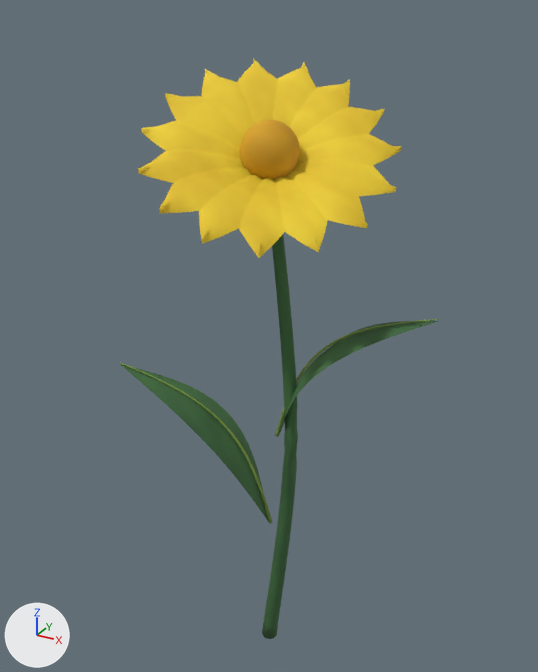
Renders of the Blender file models/items/plants/herbs/marsh_flower.blend from each side of a commit.
One viewpoint serves both versions: a camera (50 mm lens) standing at (0.154, -0.28, 0.328) and looking at (-0.004, 0.006, 0.185). The lights are fixed; the arrows at lower left show +X, +Y and +Z. The picture after the commit comes second.

Names of what the first picture shows: 'Herb'.
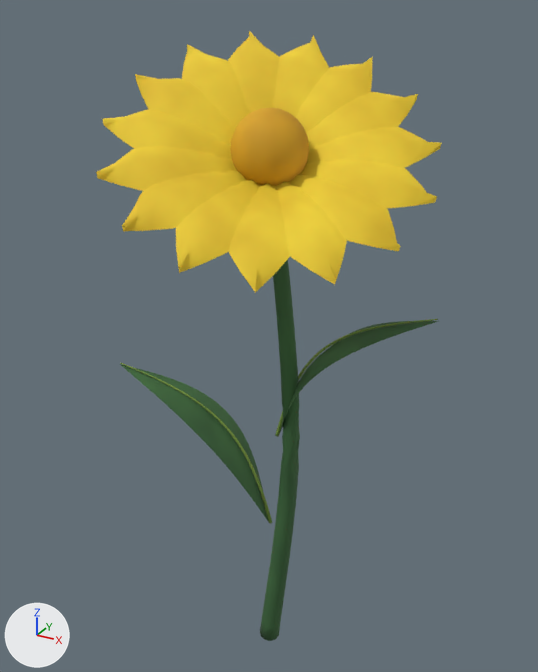
Location of each change, [x1, y1, x2, y2] in pixels of the pictures (538 x 672 px; the box of a moved part takes in the faces that stretch with it):
'Herb', reshaped (9% wider)
    before: [120, 58, 438, 639]
    after: [96, 31, 442, 641]
part 1 of me_stem, moved or reshaped
    before: [298, 107, 384, 152]
    after: [306, 92, 418, 151]
part 2 of me_stem, moved or reshaped
    before: [289, 79, 350, 139]
    after: [295, 57, 372, 133]
part 3 of me_stem, moved or reshaped
    before: [272, 63, 316, 126]
    after: [273, 35, 329, 117]
part 4 of me_stem, moved or reshaped
    before: [237, 58, 277, 123]
    after: [228, 31, 279, 113]
part 5 of me_stem, moved or reshaped
    before: [201, 69, 255, 136]
    after: [182, 44, 250, 129]
part 6 of me_stem, moved or reshaped
    before: [138, 149, 244, 183]
    after: [96, 146, 237, 191]
part 7 of me_stem, moved or reshaped
    before: [159, 168, 252, 213]
    after: [122, 170, 246, 231]
part 8 of me_stem, moved or reshaped
    before: [199, 175, 262, 244]
    after: [176, 180, 261, 273]
part 9 of me_stem, moved or reshaped
    before: [239, 177, 285, 258]
    after: [229, 183, 290, 293]
part 10 of me_stem, moved or reshaped
    before: [274, 176, 328, 252]
    after: [275, 182, 347, 284]
part 11 of me_stem, moved or reshaped
    before: [294, 159, 396, 196]
    after: [300, 159, 437, 208]
part 12 of me_stem, moved or reshaped
    before: [141, 93, 402, 639]
    after: [102, 74, 442, 641]

Diff of the bpy script that builds the scene:
```diff
--- a/models/items/plants/herbs/marsh_flower.blend.py
+++ b/models/items/plants/herbs/marsh_flower.blend.py
@@ me_stem @@
 # used by ob_herb; location = (0.0, 0.0, 0.0)
-me_stem.from_pydata(...)  # 2027 vertices, 1798 faces; spans x -0.075..0.075, y -0.05..0.045, z 0.005..0.308
+me_stem.from_pydata(...)  # 2027 vertices, 1798 faces; spans x -0.075..0.075, y -0.066..0.059, z 0.004..0.319
+# me_stem part 1: the loose piece of 27 vertices spanning x 0.004..0.036, y 0.005..0.039, z 0.269..0.289 is scaled about its middle by 1.3, then moved by (0.006, 0.007, 0.003)
+# me_stem part 2: the loose piece of 27 vertices spanning x -0.003..0.022, y 0.006..0.045, z 0.271..0.299 is scaled about its middle by 1.3, then moved by (0.003, 0.008, 0.005)
+# me_stem part 3: the loose piece of 27 vertices spanning x -0.014..0.009, y 0.006..0.043, z 0.272..0.306 is scaled about its middle by 1.3, then moved by (-0.001, 0.007, 0.006)
+# me_stem part 4: the loose piece of 27 vertices spanning x -0.027..-0.002, y 0.005..0.033, z 0.272..0.308 is scaled about its middle by 1.3, then moved by (-0.004, 0.006, 0.006)
+# me_stem part 5: the loose piece of 27 vertices spanning x -0.042..-0.006, y -0.002..0.019, z 0.271..0.303 is scaled about its middle by 1.3, then moved by (-0.007, 0.003, 0.005)
+# me_stem part 6: the loose piece of 27 vertices spanning x -0.04..-0.005, y -0.039..-0.003, z 0.263..0.277 is scaled about its middle by 1.3, then moved by (-0.007, -0.006, 0.0)
+# me_stem part 7: the loose piece of 27 vertices spanning x -0.025..-0.001, y -0.049..-0.004, z 0.254..0.269 is scaled about its middle by 1.3, then moved by (-0.004, -0.008, -0.002)
+# me_stem part 8: the loose piece of 27 vertices spanning x -0.012..0.011, y -0.05..-0.005, z 0.245..0.266 is scaled about its middle by 1.3, then moved by (0.0, -0.008, -0.004)
+# me_stem part 9: the loose piece of 27 vertices spanning x -0.001..0.024, y -0.044..-0.004, z 0.241..0.266 is scaled about its middle by 1.3, then moved by (0.003, -0.007, -0.005)
+# me_stem part 10: the loose piece of 27 vertices spanning x 0.004..0.038, y -0.031..-0.002, z 0.242..0.266 is scaled about its middle by 1.3, then moved by (0.006, -0.005, -0.005)
+# me_stem part 11: the loose piece of 27 vertices spanning x 0.006..0.054, y -0.007..0.014, z 0.259..0.273 is scaled about its middle by 1.3, then moved by (0.009, 0.001, -0.001)
+# me_stem part 12: 140 vertices moved from x -0.003..0.015, y -0.004..0.004, z 0.016..0.27 to x -0.004..0.016, y -0.005..0.005, z 0.016..0.27; 355 vertices removed from x -0.05..0.051, y -0.025..0.026, z 0.005..0.294; 355 vertices added at x -0.066..0.066, y -0.032..0.034, z 0.004..0.302
 me_stem.materials.append(mat_dark_leaf)
```
